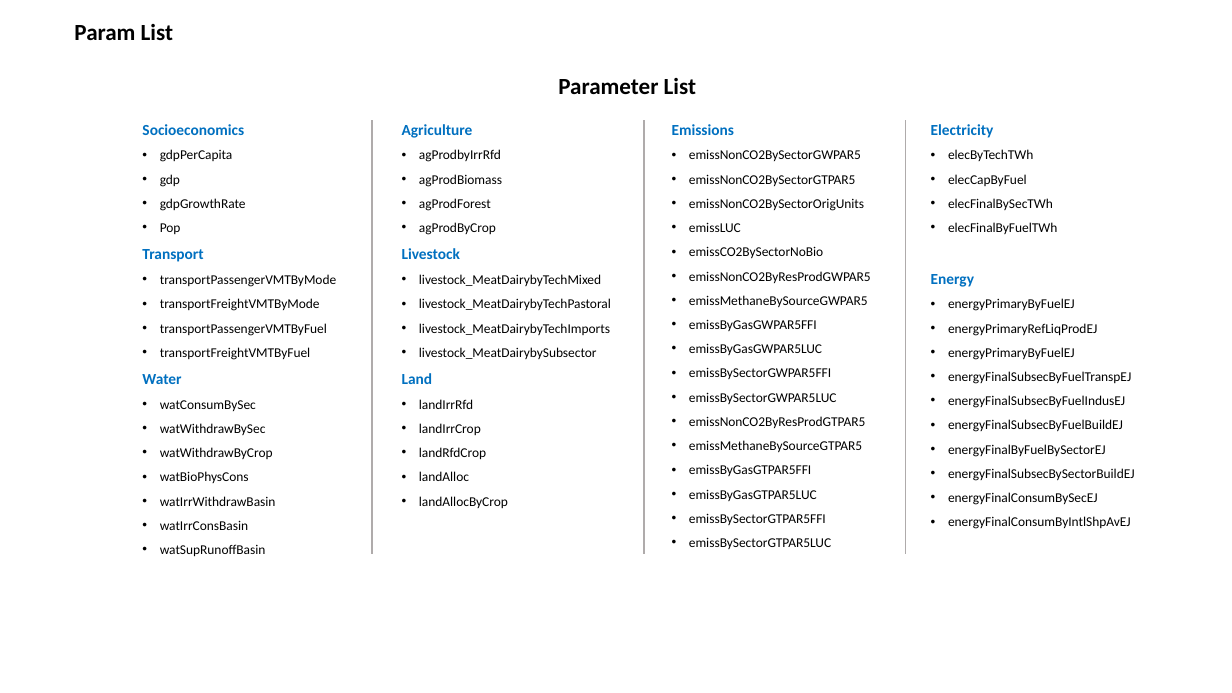
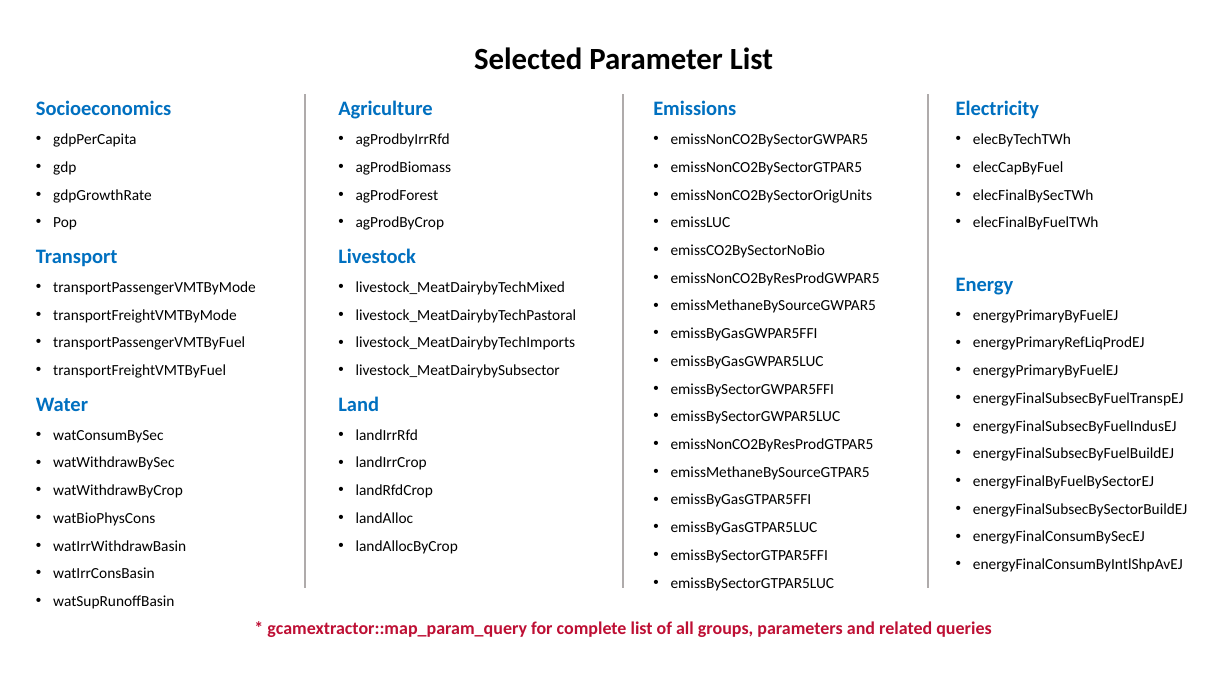
Before and after one commit to JGCRI/gcamextractor, a slide deck: slide 1 of vignettes/vignetteFigs/vignetteFigs_all.pptx. Drawn at 1232x693 pixels with LibreOffice and Linux fonts; fonts in the diff are those of the drawing. Boxes give left, top, right and bottom in pixels: in the first picture for what was removed or moved away, otherwise in the second. Text is boxed around its words. In the diff, an @@ line names an element or a change of style, - is before the commit and + after.

```diff
--- a/vignettes/vignetteFigs/vignetteFigs_all.pptx
+++ b/vignettes/vignetteFigs/vignetteFigs_all.pptx
@@ text removed at box(74, 24, 173, 40) @@
-Param List
@@ text at box(474, 47, 773, 70): text changed; size 18 to 24 pt @@
-Parameter List
+Selected Parameter List
@@ text "Socioeconomics": place and size @@
-text "Socioeconomics" at box(142, 124, 336, 557)
+text "Socioeconomics" at box(36, 100, 256, 609)
@@ text "Socioeconomics" at box(36, 100, 256, 609): size 12 to 16 pt in "Socioeconomics", "Transport", "Water"; size 10.5 to 12 pt in "gdpPerCapita", "gdp", "gdpGrowthRate", "Pop" and 11 more places @@
@@ text "Agriculture": place and size @@
-text "Agriculture" at box(402, 124, 611, 508)
+text "Agriculture" at box(338, 100, 577, 554)
@@ text "Agriculture" at box(338, 100, 577, 554): size 12 to 16 pt in "Agriculture", "Livestock", "Land"; size 10.5 to 12 pt @@
@@ text "Emissions": place and size @@
-text "Emissions" at box(672, 124, 871, 549)
+text "Emissions" at box(653, 100, 880, 591)
@@ text "Emissions" at box(653, 100, 880, 591): size 12 to 16 pt in "Emissions"; size 10.5 to 12 pt @@
@@ text "Electricity": place and size @@
-text "Electricity" at box(931, 124, 1135, 529)
+text "Electricity" at box(956, 100, 1187, 572)
@@ text "Electricity" at box(956, 100, 1187, 572): size 12 to 16 pt in "Electricity", "Energy"; size 10.5 to 12 pt @@
@@ line moved from (372, 120) - (372, 555) to (306, 94) - (306, 588) @@
@@ line moved from (644, 120) - (644, 555) to (623, 94) - (623, 588) @@
@@ line moved from (906, 120) - (906, 555) to (928, 94) - (928, 588) @@
@@ text added at box(267, 621, 991, 637), 14 pt, text #BE0F34, bold @@
+* gcamextractor::map_param_query for complete list of all groups, parameters and related queries
```
Also in this commit, not shown: 8 other files.
